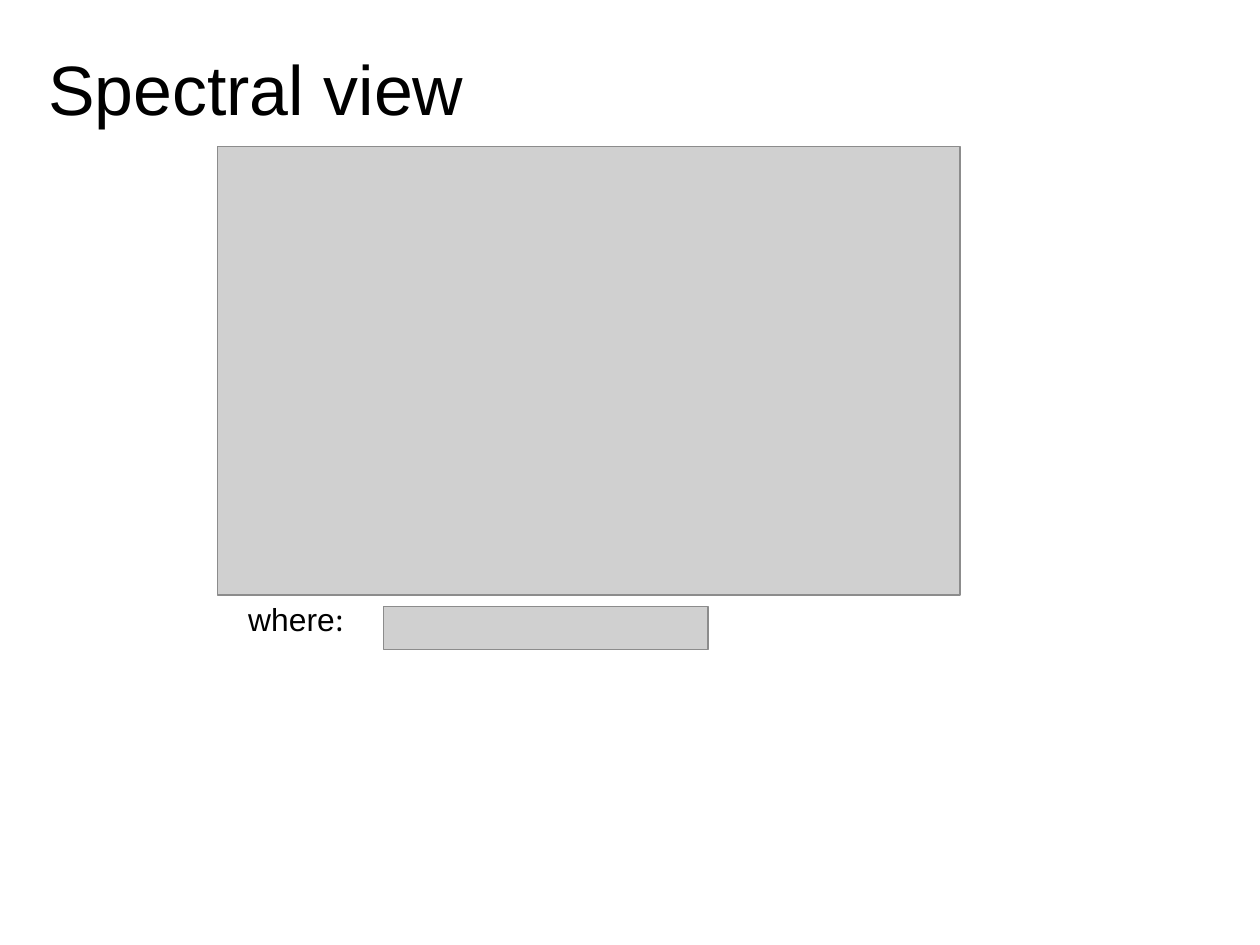
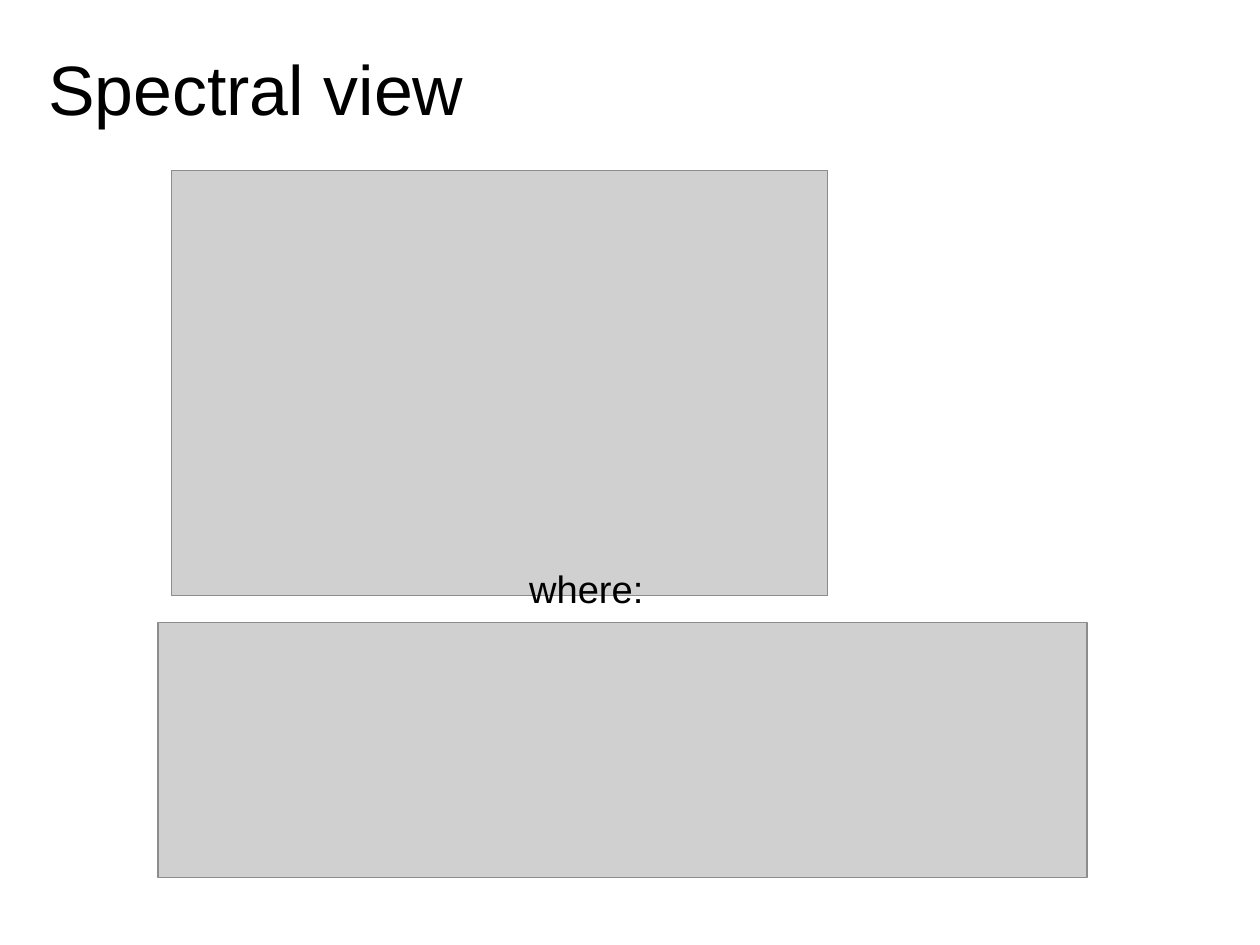
Before and after one commit to MTG/sms-tools, a slide deck: slide 7 of lectures/7-Sinusoidal-plus-residual-model/Sinusoidal-plus-residual-model.odp (slide 4 before the commit). Drawn at 1260x945 pixels with LibreOffice and Linux fonts; fonts in the diff are those of the drawing; grey boxes stand for pictures. Boxes give left, top, right and bottom in pixels: in the first picture for what was removed or moved away, otherwise in the second. Text is boxed around its words. In the diff, an @@ line names an element or a change of style, - is before the commit and + after.

```diff
--- a/lectures/7-Sinusoidal-plus-residual-model/Sinusoidal-plus-residual-model.odp
+++ b/lectures/7-Sinusoidal-plus-residual-model/Sinusoidal-plus-residual-model.odp
@@ picture: place and size @@
-picture at <box>217,146,960,595</box>
+picture at <box>172,170,828,596</box>
@@ text "where:": place and size @@
-text "where:" at <box>248,608,335,632</box>
+text "where:" at <box>529,575,643,611</box>
@@ text "where:" at <box>529,575,643,611</box>: size 20 to 24 pt, size 22 to 24 pt, font Cambria to Arial in "where:" @@
@@ picture: place and size @@
-picture at <box>383,606,708,649</box>
+picture at <box>158,623,1087,879</box>
```
Also in this commit, not shown: 3 other slides changed, 1 slide added, 1 slide removed, 22 other files.
